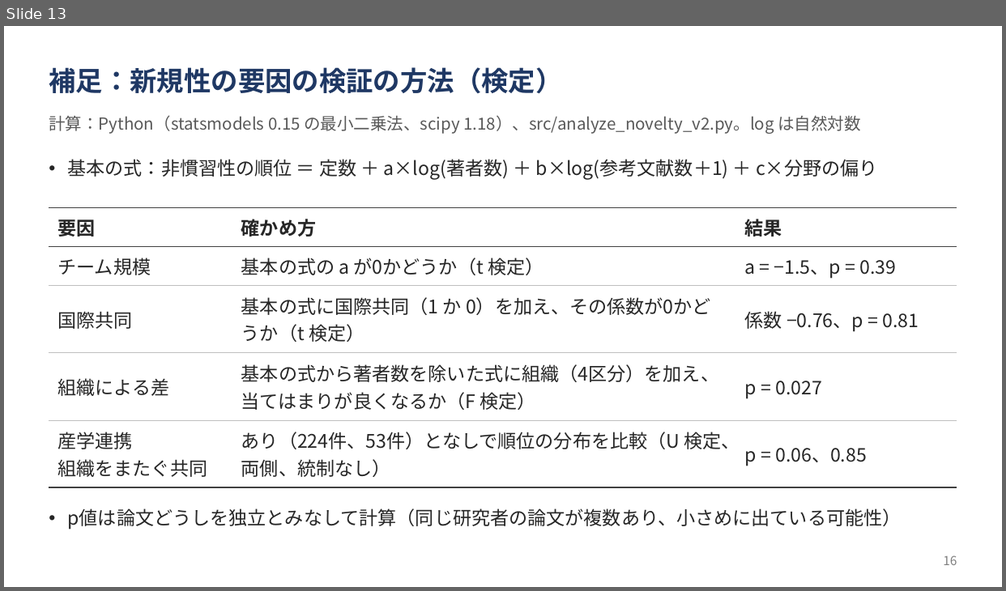
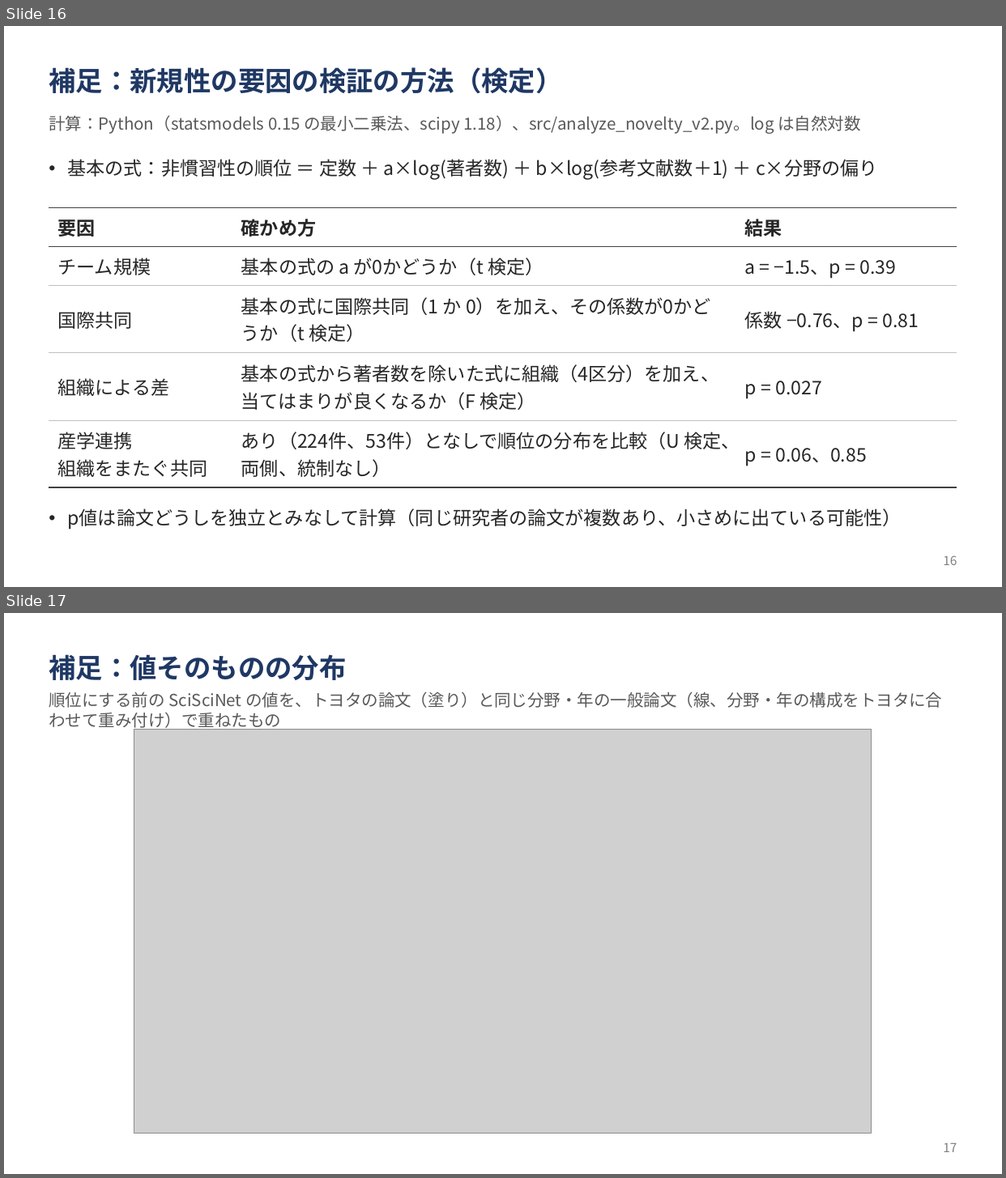
Before and after one commit to ryosuke0828/sci-sci-toyota, a slide deck: docs/slides/toyota_novelty_progress.pptx. Shown one above the other, each under a label of ours: slide 13 before the commit, slides 16 and 17 after it. The pictures are 1006x591 and 1006x1178 pixels, drawn with LibreOffice and Linux fonts; fonts in the diff are those of the drawing; grey boxes stand for pictures. Boxes give left, top, right and bottom in pixels: in the first picture for what was removed or moved away, otherwise in the second. Text is boxed around its words. In the diff, an @@ line names an element or a change of style, - is before the commit and + after.

Commit message:
進捗報告資料: 分布の図4ページを差し込み（13→17ページ、ページ番号を通し番号に）。9/28 の伊倉の編集分を含む

```diff
--- a/docs/slides/toyota_novelty_progress.pptx
+++ b/docs/slides/toyota_novelty_progress.pptx
@@ slide 17 added at [4, 613, 1002, 1174], background #FFFFFF @@
@@ text added at [49, 654, 346, 680], 26 pt, text #1F3864, bold @@
+補足：値そのものの分布
@@ text added at [49, 692, 942, 731], 16 pt, text #595959 @@
+順位にする前の SciSciNet の値を、トヨタの論文（塗り）と同じ分野・年の一般論文（線、分野・年の構成をトヨタに合わせて重み付け）で重ねたもの
@@ picture added at [134, 729, 872, 1133] @@
@@ text added at [943, 1144, 957, 1152], 12 pt, text #7F7F7F @@
+17
@@ what was slide 13 is now slide 16 @@
```
Also in this commit, not shown: 9 slides changed, 3 other slides added, 3 slides removed.
